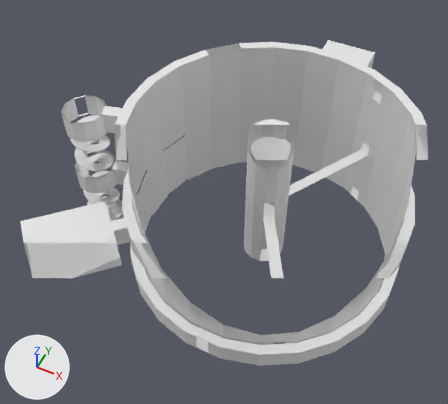
An edit to the OBJ model src/assets/mapParts/map.obj, drawn before and after from the same camera.
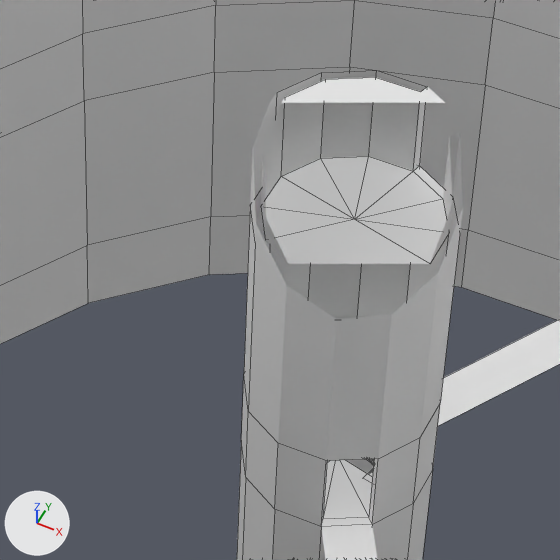
Each version is shown whole from a 50 mm camera at (83.2, -220.1, 301.7) aimed at (-24.3, -5.2, 33.1), then close up on the part from 43% to 70% of the width and 25% to 56% of the height. Lighting does not change. The marker at lower left points along +X, +Y and +Z. The close-ups show mesh edges as thin lines. Everything nearer to the camera than a plane just in front of the edit is cut away. Where no turn or scale is listed for an object, it has been applied to the vertices. Vertices at the same position are counted once.

The first close-up shows 'Map_Base.003', 'centre-staircase-stair'.
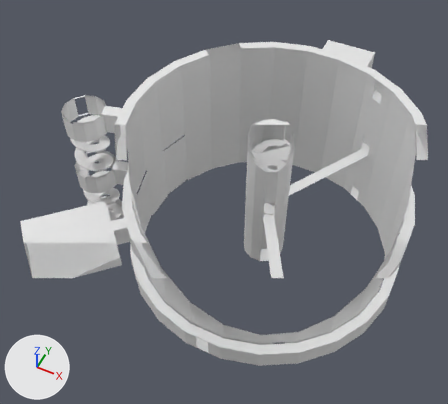
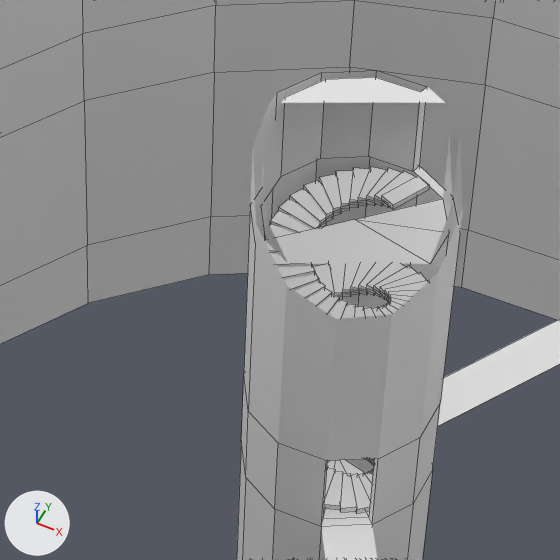
Commit message: Fix staircases

What changed in the scene script:
```text
Change me_centre_staircase_stair:
    used by ob_centre_staircase_stair; location = (0.0, 0.0, 0.0)
    remove me_centre_staircase_stair.from_pydata(...)  # 728 vertices, 546 faces; spans x -10.2..10.4, y -10.4..10.2, z -1.4..40.1
    add me_centre_staircase_stair.from_pydata(...)  # 1440 vertices, 1080 faces; spans x -10.2..10.4, y -10.4..10.2, z -1.4..80.4
    me_centre_staircase_stair part 1: the loose piece of 8 vertices spanning x 4.5..10.3, y -3.4..-0.3, z 39.3..40.1 is copied, and the copy is turned -11.3 degrees about the z axis through its middle, then moved by (-0.5, -1.4, 0.5); it spans x 4.0..9.8, y -5.3..-1.2, z 39.8..40.6
    me_centre_staircase_stair part 2: the loose piece of 8 vertices spanning x 4.5..10.3, y -3.4..-0.3, z 39.3..40.1 is copied, and the copy is turned -22.5 degrees about the z axis through its middle, then moved by (-1.2, -2.7, 0.9); it spans x 3.4..9.0, y -6.9..-2.1, z 40.3..41.0
    me_centre_staircase_stair part 3: the loose piece of 8 vertices spanning x 2.6..7.9, y -8.2..-2.9, z 26.2..27.0 is copied, and the copy is moved by (-0.1, -0.1, 14.5); it spans x 2.6..7.8, y -8.3..-2.9, z 40.7..41.5
    me_centre_staircase_stair part 4: the loose piece of 8 vertices spanning x 1.8..6.4, y -9.3..-3.6, z 26.7..27.4 is copied, and the copy is moved by (-0.1, 0.0, 14.5); it spans x 1.7..6.3, y -9.4..-3.7, z 41.2..41.9
    me_centre_staircase_stair part 5: the loose piece of 8 vertices spanning x 0.8..4.7, y -10.0..-4.2, z 27.1..27.9 is copied, and the copy is moved by (-0.1, 0.0, 14.5); it spans x 0.8..4.6, y -10.1..-4.2, z 41.6..42.4
    me_centre_staircase_stair part 6: the loose piece of 8 vertices spanning x -0.1..2.8, y -10.4..-4.6, z 27.6..28.3 is copied, and the copy is moved by (-0.1, 0.0, 14.5); it spans x -0.2..2.7, y -10.4..-4.7, z 42.1..42.8
    me_centre_staircase_stair part 7: 472 vertices added at x -10.2..10.4, y -10.4..10.2, z 53.4..80.4
Change me_map_base_003:
    where me_map_base_003.from_pydata(...)  # 978 vertices, 888 faces, 1 loose edge; spans x -108.0..79.0, y -108.0..139.0, z -1.0..92.0
    used by ob_map_base_003; location = (0.0, 0.0, 0.0)
    verts and faces of me_map_base_003; kept vertices keep their numbers, new ones are numbered from 978
    before: 197 (-10.0, -3.0, 80.0) at pixel (260, 206), 199 (-10.0, 3.0, 80.0) at pixel (281, 176), 294 (0.0, 0.0, 80.0) at pixel (354, 219), 296 (-8.0, 8.0, 80.0) at pixel (320, 158), 298 (-3.0, 10.0, 80.0) at pixel (368, 156)
    before: 300 (3.0, 10.0, 80.0) at pixel (413, 171), 302 (8.0, 8.0, 80.0) at pixel (442, 198), 312 (-8.0, -8.0, 80.0) at pixel (265, 240)
    me_map_base_003 part 8
    add delete_faces([(294, 298, 296), (294, 300, 298), (294, 302, 300), (197, 312, 294), (197, 294, 199), (199, 294, 296)])
```

Boxes [x1, y1, x2, y2] around the edits, measured in the close-ups (560 x 560 px):
'centre-staircase-stair', reshaped
    before: [363, 459, 374, 484]
    after: [264, 167, 430, 513]
part 1 of me_centre_staircase_stair, added
    after: [365, 471, 373, 483]
part 2 of me_centre_staircase_stair, added
    after: [359, 473, 372, 499]
part 3 of me_centre_staircase_stair, added
    after: [351, 474, 370, 513]
part 4 of me_centre_staircase_stair, added
    after: [340, 473, 357, 512]
part 5 of me_centre_staircase_stair, added
    after: [324, 471, 343, 510]
part 6 of me_centre_staircase_stair, added
    after: [324, 468, 336, 503]
part 7 of me_centre_staircase_stair, added
    after: [264, 167, 430, 319]
part 8 of me_map_base_003, deleted
    before: [265, 156, 442, 238]
